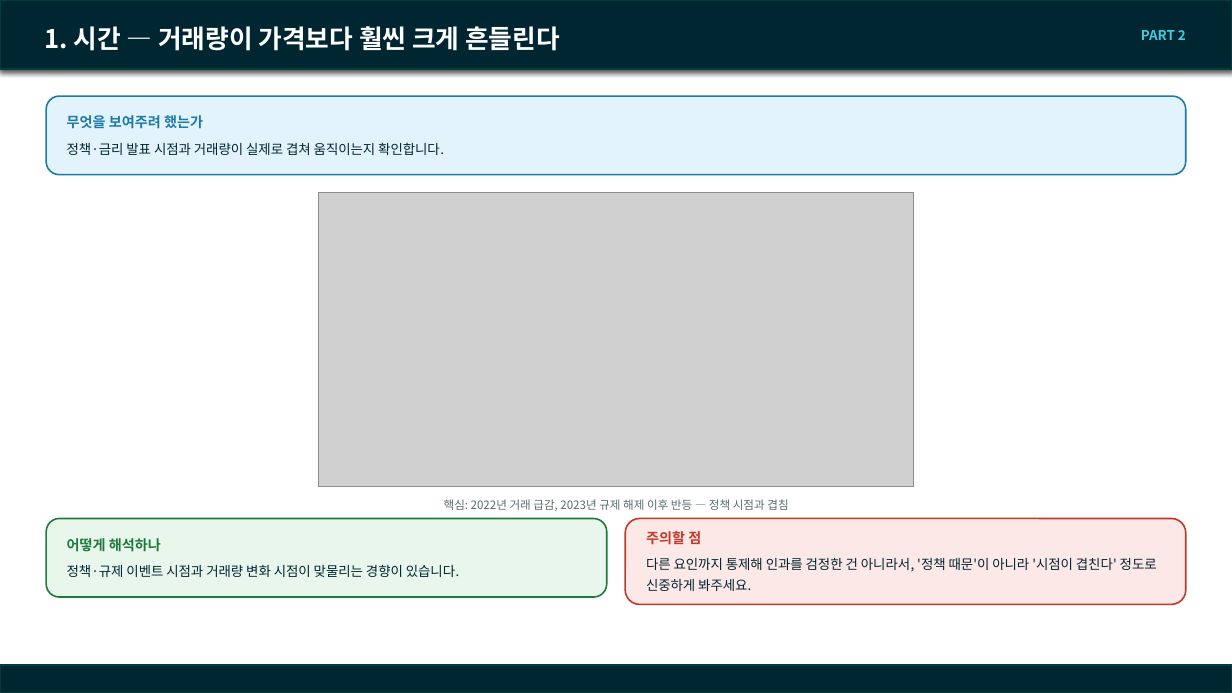
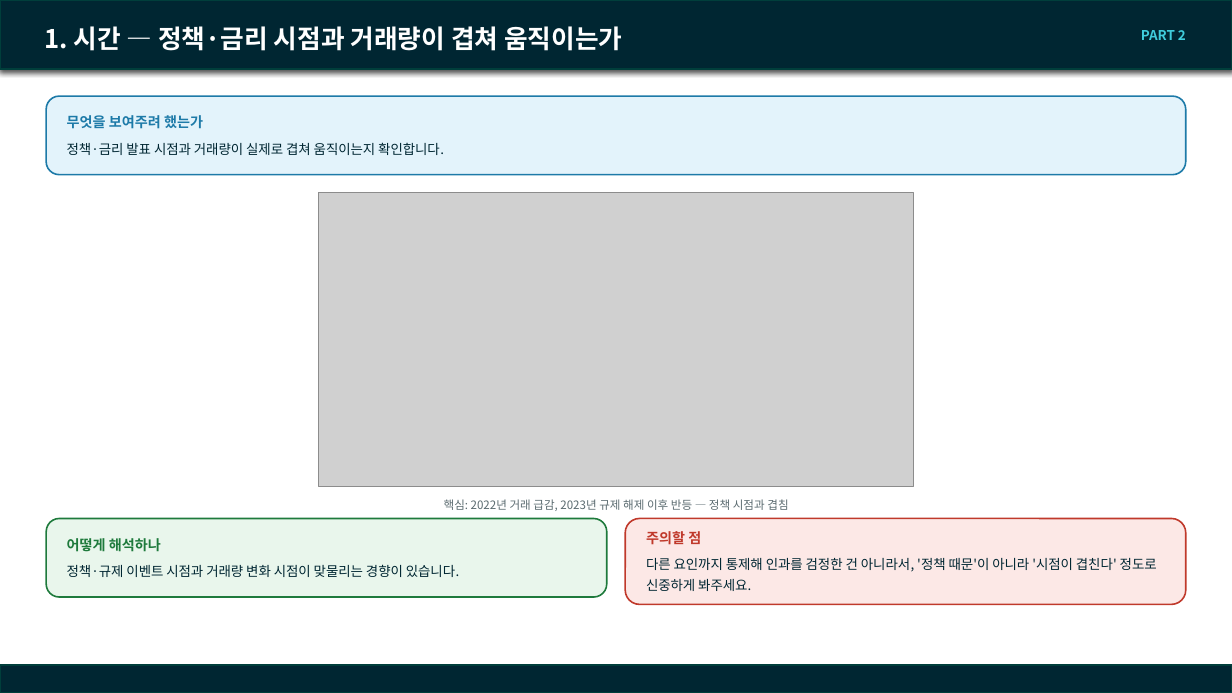
Before and after one commit to SunooJ-KR/Boomingup, a slide deck: slide 4 of eda/docs/260916_team_meeting.pptx. Drawn at 1232x693 pixels with LibreOffice and Linux fonts; fonts in the diff are those of the drawing; grey boxes stand for pictures; background and template pictures are left out. Boxes give left, top, right and bottom in pixels: in the first picture for what was removed or moved away, otherwise in the second. Text is boxed around its words. In the diff, an @@ line names an element or a change of style, - is before the commit and + after.

Commit message:
docs(eda): 분석 슬라이드 제목을 결론이 아닌 질문(목표)형으로 전면 수정
18개 분석 슬라이드(1~10번 축) 제목이 전부 "무엇을 봤더니 이랬다"는
결론을 바로 담고 있어서, 배경 설명 없이 제목만 보면 무슨 얘긴지 알기
어렵다는 지적을 반영했다. 각 슬라이드의 목적(purpose_box) 문구와
맞춰 "~는가" 질문형으로 바꿔, 제목만 봐도 이 슬라이드가 무엇을
확인하려는 건지 알 수 있게 했다. 결론은 기존처럼 본문(캡션·색상 박스)에
그대로 남는다.

```diff
--- a/eda/docs/260916_team_meeting.pptx
+++ b/eda/docs/260916_team_meeting.pptx
@@ title at (x1=44, y1=26, x2=622, y2=51): text changed @@
-1. 시간 — 거래량이 가격보다 훨씬 크게 흔들린다
+1. 시간 — 정책·금리 시점과 거래량이 겹쳐 움직이는가
```
Also in this commit, not shown: 18 other slides changed, 1 other file.
